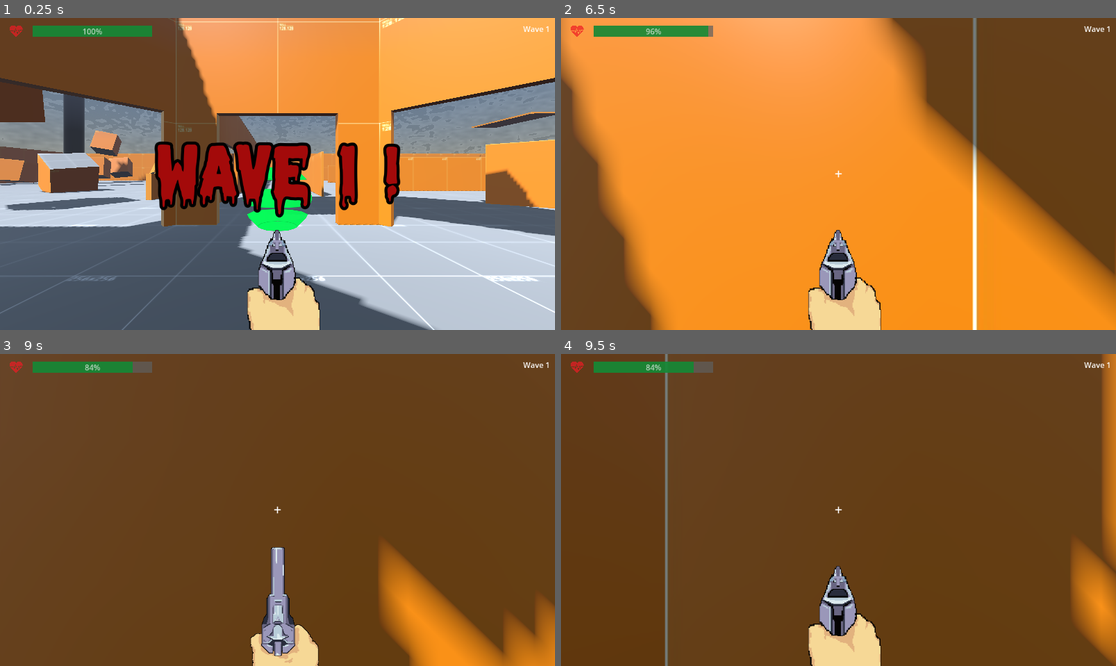
Above: before the commit, frames 1-4 (two rows, left to right).
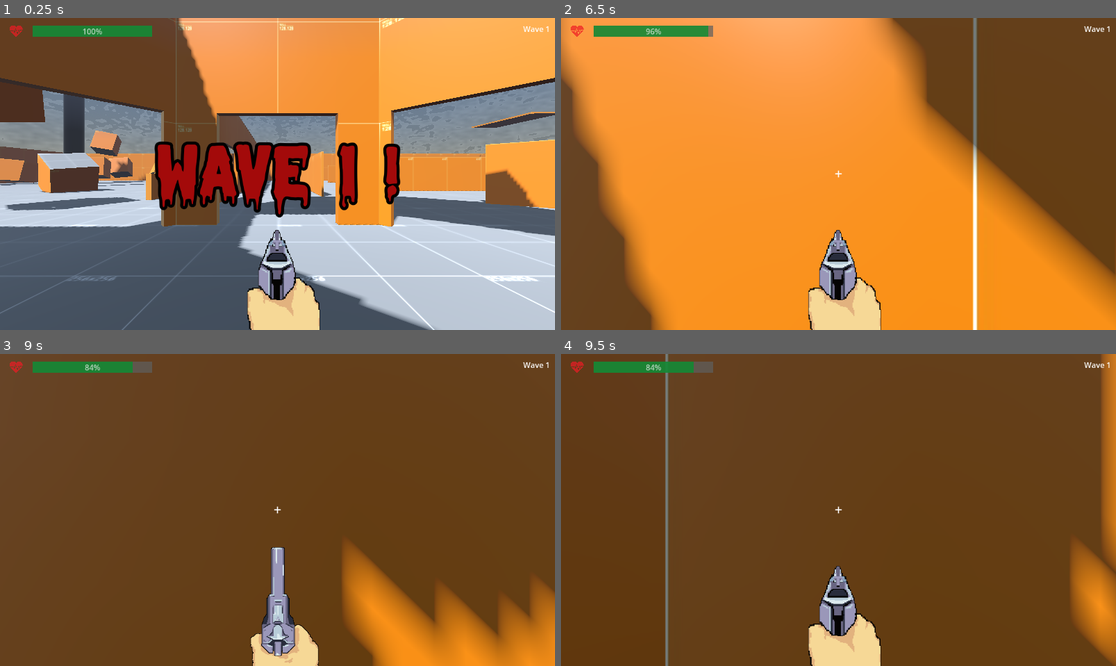
Above: after the commit, the same moments.

Repository: Liloslash/gwj_critters
Game: Godot game, scene res://World.tscn
Same seed, same stepped clock (60 frames per second), same inputs: the game is played once before the commit and once after it. Sound files missing from this copy of the repository are replaced by a short silence.
Inputs (mouse positions are in pixels of both pictures, inside the frame that each line leads up to):
- Up to frame 1 (0.25 s): no input
- Up to frame 2 (6.5 s): tap Enter (ui_accept) at 0.5, 0.77, 1.52, 3.02, 3.77, 4.25, 4.52, 6.02 s; move the mouse to (866, 174) at 0.52 s; press the mouse at (866, 174) at 0.53 s; hold W (up) 0.53-5.78 s; move the mouse to (810, 174) at 1.27 s; release the mouse at (810, 174) at 1.28 s; click (810, 174) at 1.35 s; move the mouse to (849, 167) at 2.02 s; press the mouse at (849, 167) at 2.03 s; move the mouse to (832, 180) at 2.77 s; release the mouse at (832, 180) at 2.78 s; click (832, 180) at 2.85 s; move the mouse to (877, 177) at 3.52 s; press the mouse at (877, 177) at 3.53 s; move the mouse to (794, 170) at 4.27 s; release the mouse at (794, 170) at 4.28 s; click (794, 170) at 4.35 s; move the mouse to (844, 174) at 5.02 s; press the mouse at (844, 174) at 5.03 s; move the mouse to (816, 167) at 5.77 s; release the mouse at (816, 167) at 5.78 s; hold D (right) from 5.78 s (still down); click (816, 167) at 5.85 s
- Up to frame 3 (9 s): move the mouse to (305, 510) at 6.52 s; release D (right) at 6.53 s; press the mouse at (305, 510) at 6.53 s; hold W (up) 6.53-8.78 s; tap Enter (ui_accept) at 6.77, 7.52 s; move the mouse to (249, 510) at 7.27 s; release the mouse at (249, 510) at 7.28 s; click (249, 510) at 7.35 s; move the mouse to (288, 503) at 8.02 s; press the mouse at (288, 503) at 8.03 s; move the mouse to (271, 516) at 8.77 s; release the mouse at (271, 516) at 8.78 s; hold A (left) from 8.78 s (still down); click (271, 516) at 8.85 s
- Up to frame 4 (9.5 s): keep holding A (left); tap Enter (ui_accept) at 9.02 s

The runs differ from the first frame. In frame 1, 0.8% of the frame differs, in the area x 43-57%, y 47-69%; in frame 2, 0.3%; in frame 3, 8.1%, in the area x 61-100%, y 60-100%; in frame 4, 0.1%.

Commit message:
Remove unused HealingPoint node from World scene to streamline the scene structure.

Diff:
--- a/World.tscn
+++ b/World.tscn
@@ -11,7 +11,6 @@
 [ext_resource type="Script" uid="uid://cxlnjf0w6uq4o" path="res://healing/healing_points.gd" id="9_f5c0m"]
 [ext_resource type="Script" uid="uid://dhxj3oct7bbmf" path="res://spawn_zones.gd" id="9_fv4w7"]
 [ext_resource type="AudioStream" uid="uid://c27ungj3tid2y" path="res://Assets/Sons Critters/Bruitage/Gong/shovel-gong.mp3" id="10_fvag4"]
-[ext_resource type="PackedScene" uid="uid://xlowewwvo1os" path="res://healing/healing_point.tscn" id="12_f5c0m"]
 
 [sub_resource type="FastNoiseLite" id="FastNoiseLite_eu7l1"]
 noise_type = 3
@@ -150,6 +149,3 @@
 
 [node name="GongPlayer" type="AudioStreamPlayer" parent="."]
 stream = ExtResource("10_fvag4")
-
-[node name="HealingPoint" parent="." instance=ExtResource("12_f5c0m")]
-transform = Transform3D(1, 0, 0, 0, 1, 0, 0, 0, 1, 0, 0.656775, -2.92304)
Not shown: 1 places in World.tscn that only renumber resources
